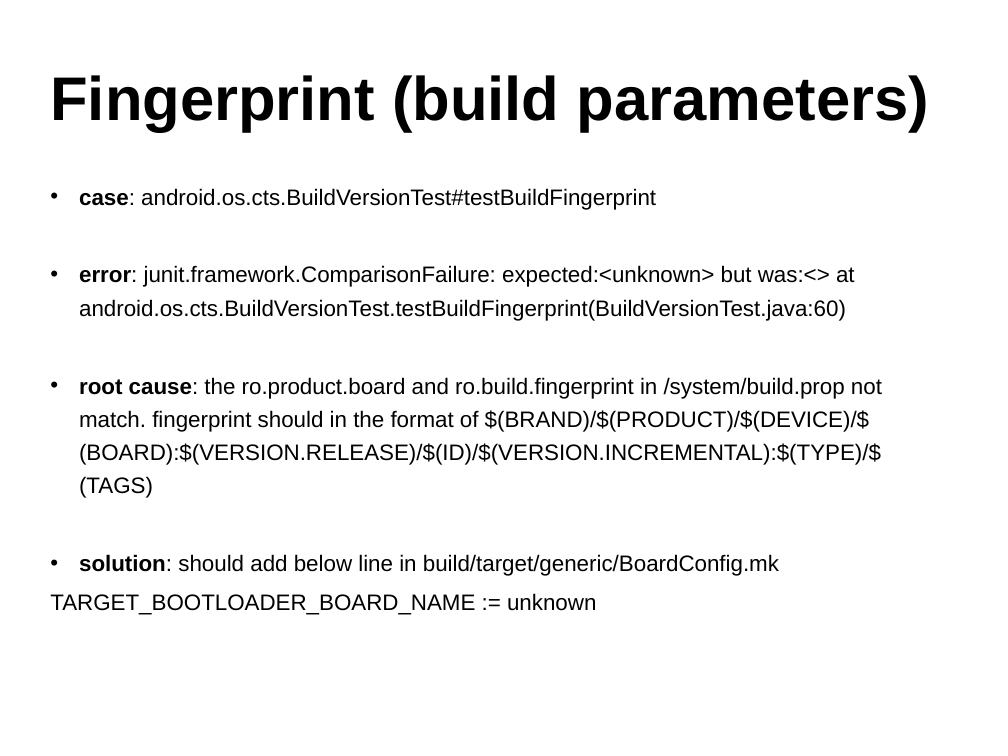
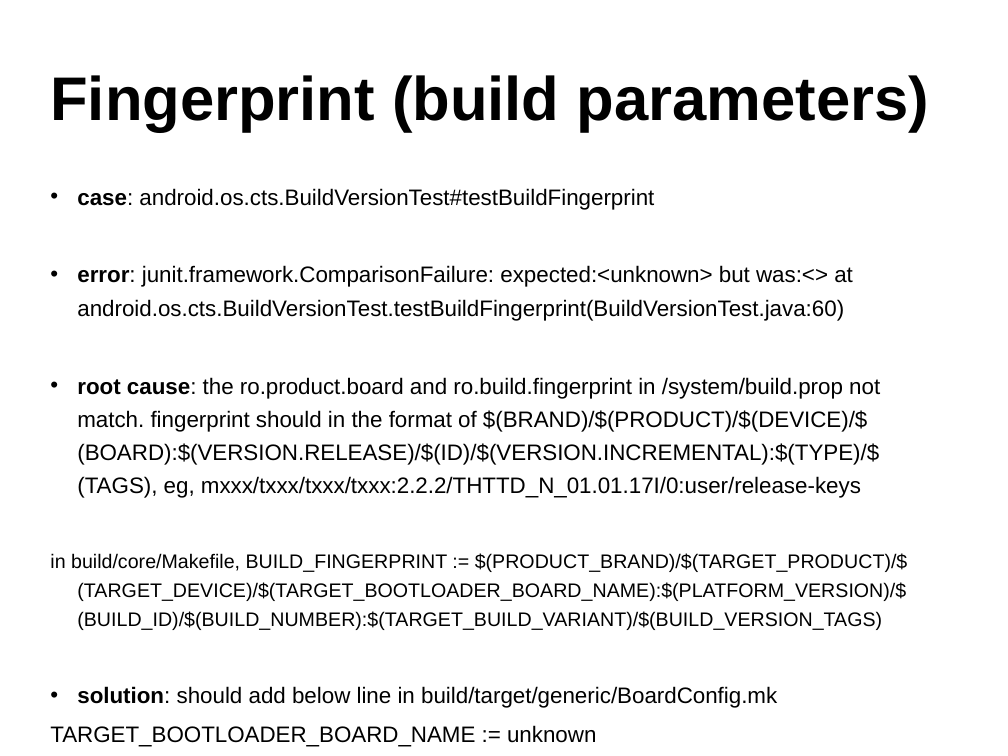
Before and after one commit to widerules/system-information, a slide deck: slide 30 of cts/CTS-training.ppt. Drawn at 1008x756 pixels with LibreOffice and Linux fonts; fonts in the diff are those of the drawing; background and template pictures are left out. Boxes give left, top, right and bottom in pixels: in the first picture for what was removed or moved away, otherwise in the second. Text is boxed around its words. In the diff, an @@ line names an element or a change of style, - is before the commit and + after.

```diff
--- a/cts/CTS-training.ppt
+++ b/cts/CTS-training.ppt
@@ text at box(50, 188, 853, 747): indent changed @@
@@ text at box(50, 377, 908, 630): text changed @@
-• root cause: the ro.product.board and ro.build.fingerprint in /system/build.prop not match. fingerprint should in the format of $(BRAND)/$(PRODUCT)/$(DEVICE)/$(BOARD):$(VERSION.RELEASE)/$(ID)/$(VERSION.INCREMENTAL):$(TYPE)/$(TAGS)
+• root cause: the ro.product.board and ro.build.fingerprint in /system/build.prop not match. fingerprint should in the format of $(BRAND)/$(PRODUCT)/$(DEVICE)/$(BOARD):$(VERSION.RELEASE)/$(ID)/$(VERSION.INCREMENTAL):$(TYPE)/$(TAGS), eg, mxxx/txxx/txxx/txxx:2.2.2/THTTD_N_01.01.17I/0:user/release-keys
+in build/core/Makefile, BUILD_FINGERPRINT := $(PRODUCT_BRAND)/$(TARGET_PRODUCT)/$(TARGET_DEVICE)/$(TARGET_BOOTLOADER_BOARD_NAME):$(PLATFORM_VERSION)/$(BUILD_ID)/$(BUILD_NUMBER):$(TARGET_BUILD_VARIANT)/$(BUILD_VERSION_TAGS)
```
Also in this commit, not shown: 41 other slides changed, 2 slides added, 1 other file.
